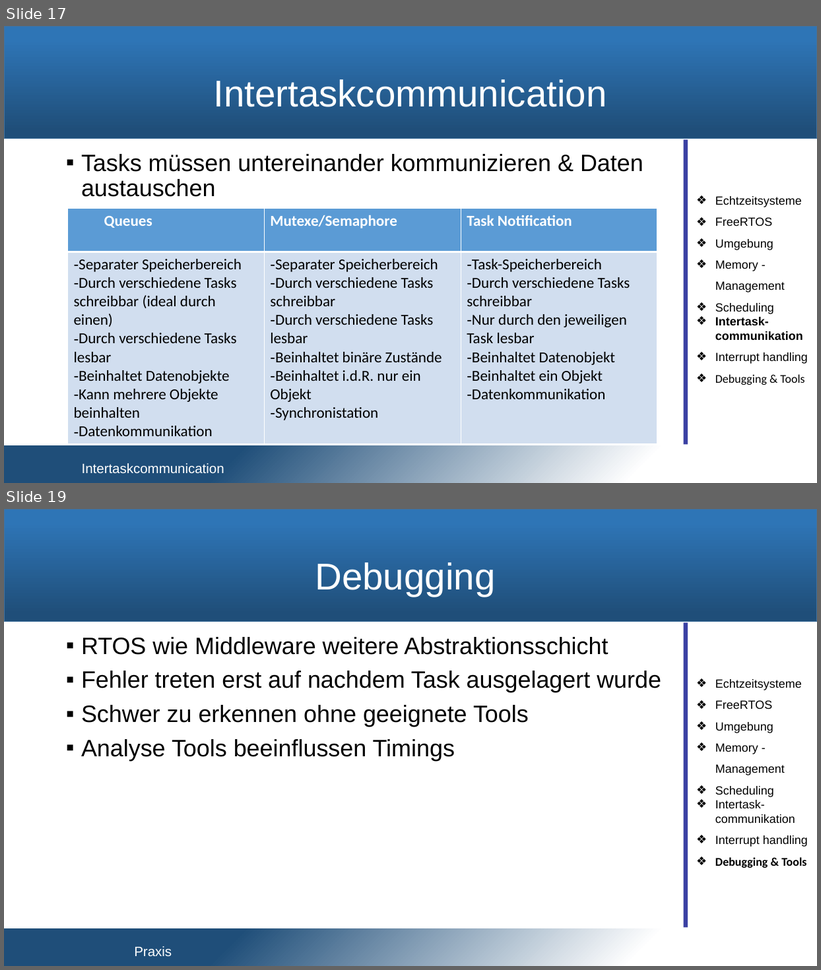
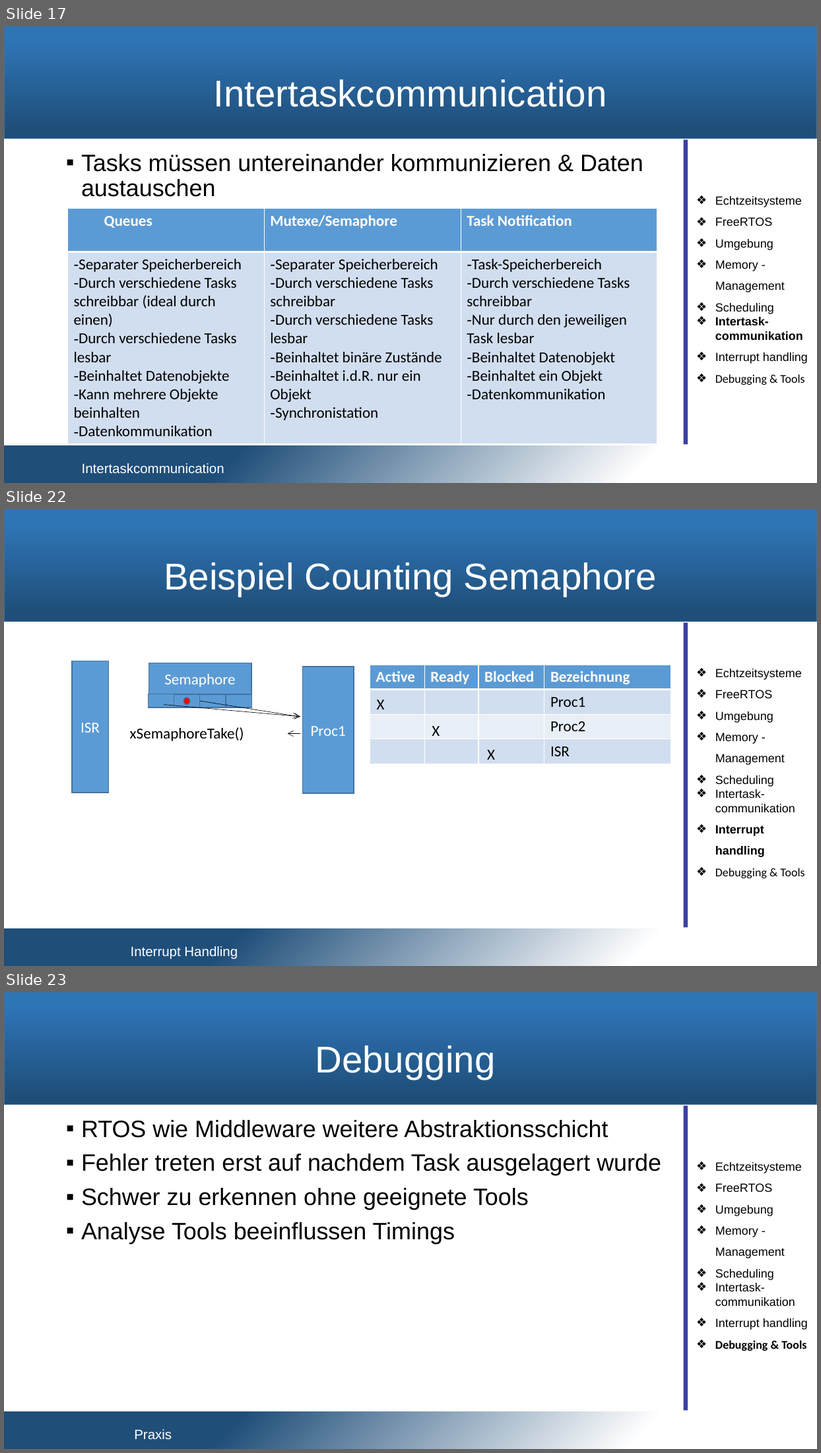
Before and after one commit to snobz/Seminar_BS_2017, a slide deck: Päsi/Seminar Betriebssysteme.pptx. Shown one above the other, each under a label of ours: slides 17 and 19 before the commit, slides 17, 22 and 23 after it; the slides between them are not shown. The pictures are 821x970 and 821x1453 pixels, drawn with LibreOffice and Linux fonts; fonts in the diff are those of the drawing; background and template pictures are left out. Boxes give left, top, right and bottom in pixels: in the first picture for what was removed or moved away, otherwise in the second. Text is boxed around its words. In the diff, an @@ line names an element or a change of style, - is before the commit and + after.

```diff
--- a/Päsi/Seminar Betriebssysteme.pptx
+++ b/Päsi/Seminar Betriebssysteme.pptx
@@ slide 22 added at (x1=4, y1=509, x2=817, y2=966), background #FFFFFF; not listed: 2 template elements that a slide beside it also shows @@
@@ title added at (x1=164, y1=562, x2=657, y2=596), 44 pt, text #FFFFFF @@
+Beispiel Counting Semaphore
@@ line added from (686, 623) to (686, 928), #181CC7 5 pt @@
@@ rectangle added at (x1=72, y1=661, x2=108, y2=793), fill #5B9BD5, outline #43739E 1 pt, 18 pt, text #FFFFFF @@
+ISR
@@ rectangle added at (x1=149, y1=663, x2=252, y2=694), fill #5B9BD5, outline #43739E 1 pt, 18 pt, text #FFFFFF @@
+Semaphore
@@ rectangle added at (x1=303, y1=667, x2=354, y2=794), fill #5B9BD5, outline #43739E 1 pt, 18 pt, text #FFFFFF @@
+Proc1
@@ table added at (x1=370, y1=665, x2=672, y2=764), 4 rows, 4 columns @@
+Active | Ready | Blocked | Bezeichnung
+ |  |  | Proc1
+ |  |  | Proc2
+ |  |  | ISR
@@ text added at (x1=715, y1=669, x2=805, y2=879), 14 pt, text #000000 @@
+❖ Echtzeitsysteme
+❖ FreeRTOS
+❖ Umgebung
+❖ Memory - Management
+❖ Scheduling
+❖ Intertask-communikation
+❖ Interrupt handling
+❖ Debugging & Tools
@@ rectangle added at (x1=149, y1=694, x2=175, y2=708), fill #5B9BD5, outline #43739E 1 pt @@
@@ arrow added from (164, 705) to (300, 717), #000000 0.5 pt @@
@@ rectangle added at (x1=174, y1=694, x2=201, y2=708), fill #5B9BD5, outline #43739E 1 pt @@
@@ ellipse added at (x1=184, y1=698, x2=190, y2=705), fill #FF0000, outline #43739E 1 pt @@
@@ rectangle added at (x1=200, y1=694, x2=226, y2=708), fill #5B9BD5, outline #43739E 1 pt @@
@@ arrow added from (200, 701) to (298, 717), #000000 0.5 pt @@
@@ rectangle added at (x1=226, y1=694, x2=252, y2=708), fill #5B9BD5, outline #43739E 1 pt @@
@@ text added at (x1=377, y1=700, x2=385, y2=710), 18 pt, text #000000 @@
+X
@@ text added at (x1=432, y1=726, x2=440, y2=736), 18 pt, text #000000 @@
+X
@@ text added at (x1=130, y1=727, x2=244, y2=741), 18 pt, text #000000 @@
+xSemaphoreTake()
@@ arrow added from (300, 733) to (288, 734), #000000 0.5 pt @@
@@ text added at (x1=487, y1=750, x2=495, y2=760), 18 pt, text #000000 @@
+X
@@ text added at (x1=131, y1=947, x2=238, y2=960), 16 pt, text #FFFFFF @@
+Interrupt Handling
@@ what was slide 19 is now slide 23 @@
```
Also in this commit, not shown: 1 slide changed, 3 other slides added, 1 other file.
